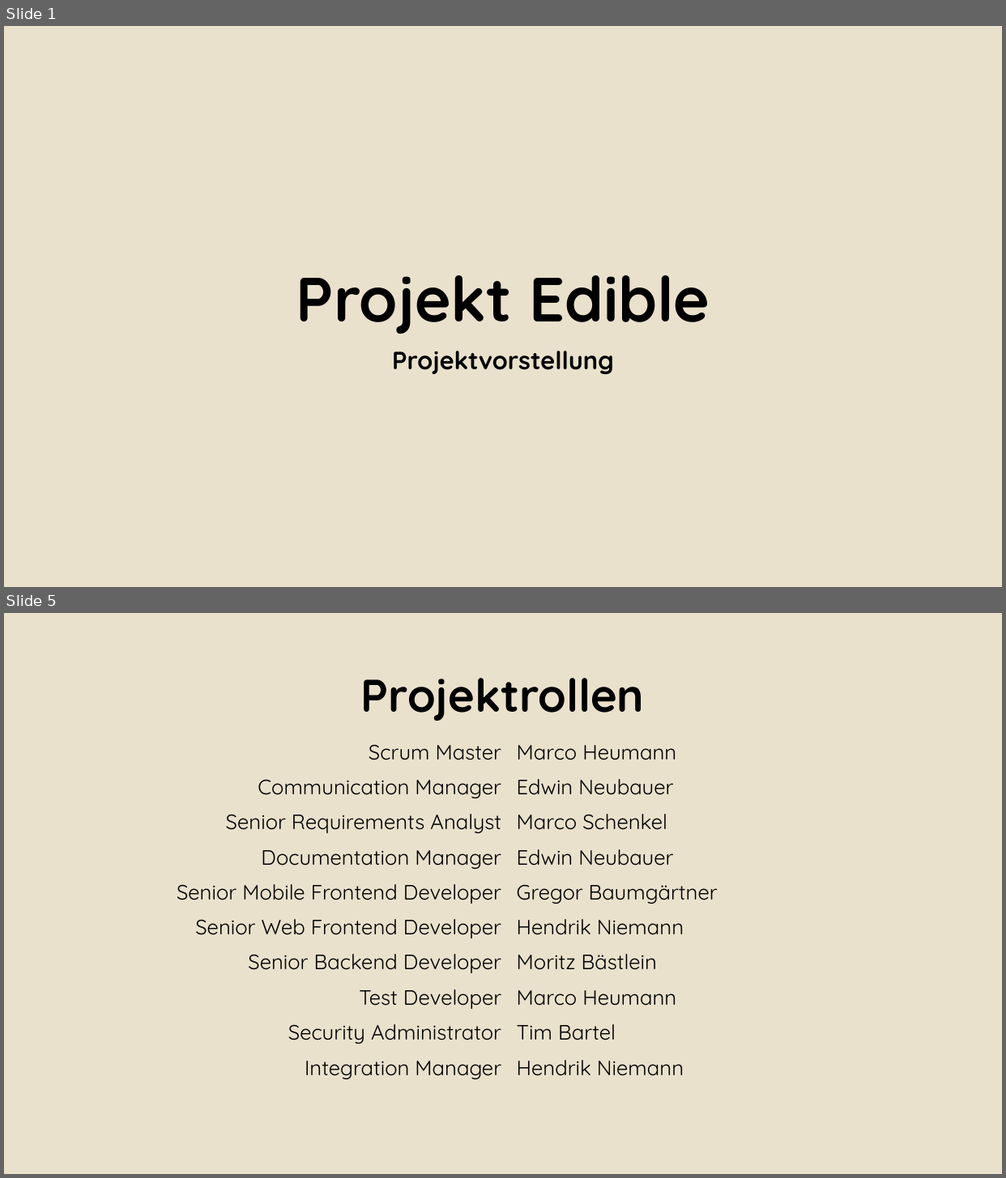
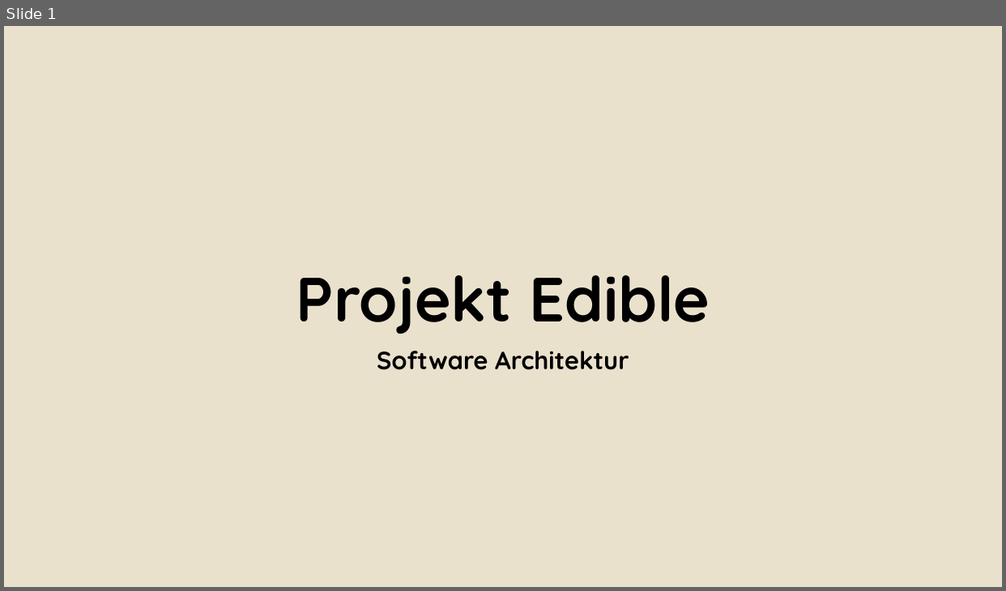
Before and after one commit to Alergeek/Dokumentation, a slide deck: Allergeeks/Corporate Design/Bsp Präsi.pptx. Shown one above the other, each under a label of ours: slides 1 and 5 before the commit, slide 1 after it; the slides between them are not shown. The pictures are 1006x1178 and 1006x591 pixels, drawn with LibreOffice and Linux fonts; fonts in the diff are those of the drawing; background and template pictures are left out. Boxes give left, top, right and bottom in pixels: in the first picture for what was removed or moved away, otherwise in the second. Text is boxed around its words. In the diff, an @@ line names an element or a change of style, - is before the commit and + after.

```diff
--- a/Allergeeks/Corporate Design/Bsp Präsi.pptx
+++ b/Allergeeks/Corporate Design/Bsp Präsi.pptx
@@ slide 5 removed at (4,613,1002,1174), background #EAE2CE @@
@@ title removed at (361,678,645,721) @@
-Projektrollen
@@ table removed at (50,735,968,1086), 10 rows, 2 columns @@
-Scrum Master | Marco Heumann
-Communication Manager | Edwin Neubauer
-Senior Requirements Analyst | Marco Schenkel
-Documentation Manager | Edwin Neubauer
-Senior Mobile Frontend Developer | Gregor Baumgärtner
-Senior Web Frontend Developer | Hendrik Niemann
-Senior Backend Developer | Moritz Bästlein
-Test Developer | Marco Heumann
-Security Administrator | Tim Bartel
-Integration Manager | Hendrik Niemann
@@ slide 1 changed as well @@
@@ subtitle at (377,351,629,370): text changed @@
-Projektvorstellung
+Software Architektur
```
Also in this commit, not shown: 1 other slide changed, 10 slides added, 4 other slides removed, 10 other files.
